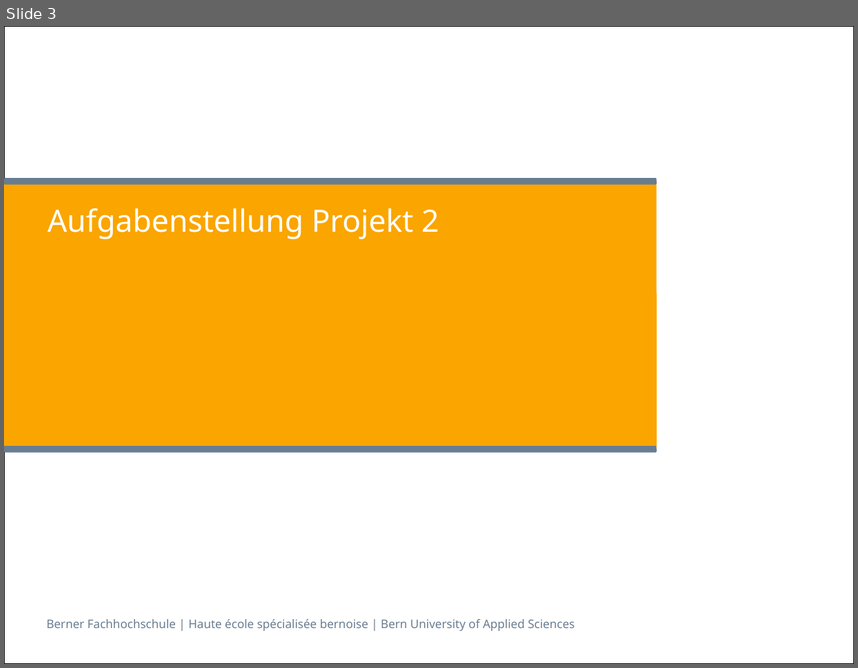
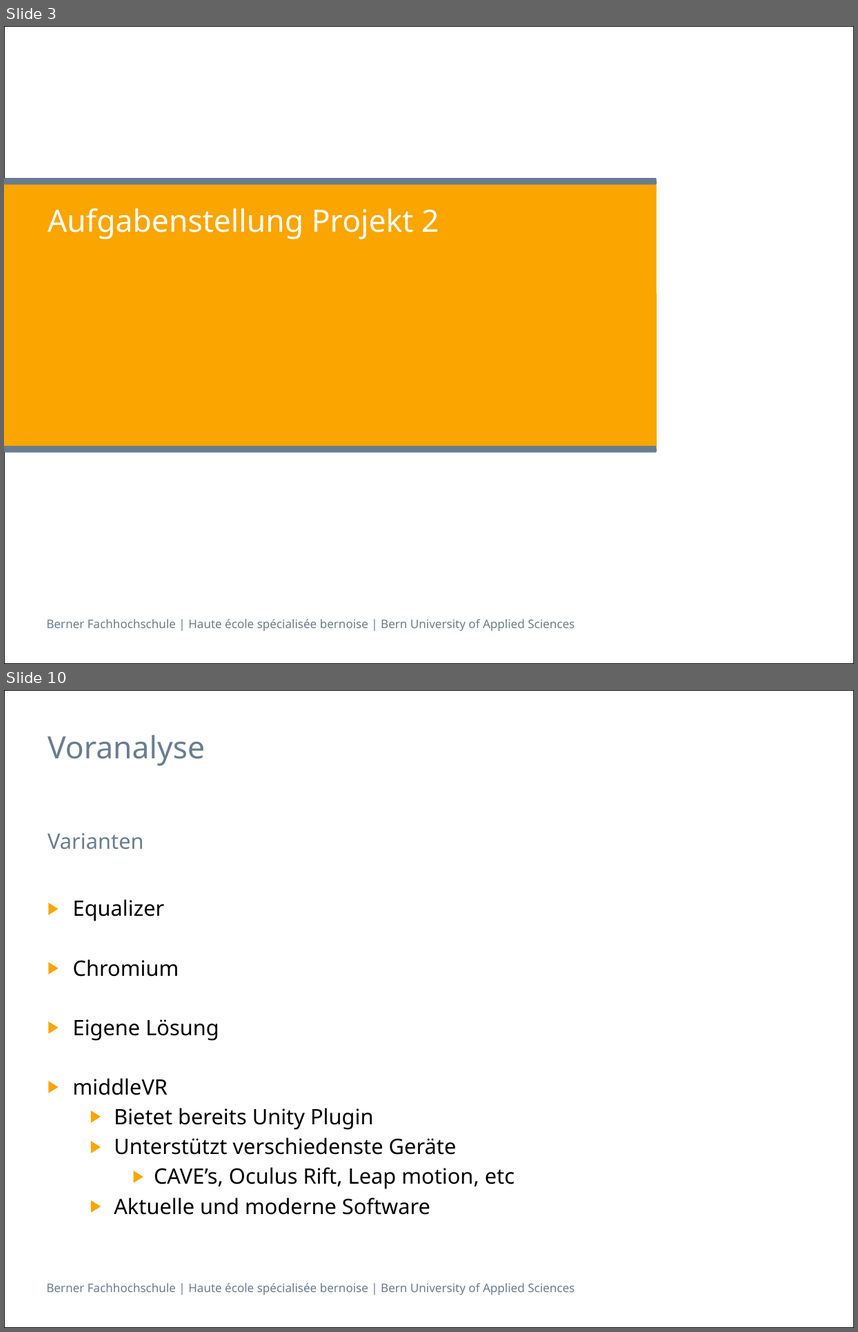
Before and after one commit to villj2/ch.bfh.cpvr.unitycave, a slide deck: docs/presentation/dani.pptx. Shown one above the other, each under a label of ours: slide 3 before the commit, slides 3 and 10 after it; the slides between them are not shown. The pictures are 858x668 and 858x1332 pixels, drawn with LibreOffice and Linux fonts; fonts in the diff are those of the drawing. Boxes give left, top, right and bottom in pixels: in the first picture for what was removed or moved away, otherwise in the second. Text is boxed around its words. In the diff, an @@ line names an element or a change of style, - is before the commit and + after.

```diff
--- a/docs/presentation/dani.pptx
+++ b/docs/presentation/dani.pptx
@@ slide 10 added at <box>4,690,854,1328</box>, background #FFFFFF; not listed: 2 template elements that a slide beside it also shows @@
@@ title added at <box>47,735,205,766</box>, 26 pt, text #697D91 @@
+Voranalyse
@@ text added at <box>47,833,144,849</box>, 18 pt, text #697D91 @@
+Varianten
@@ text added at <box>73,899,515,1214</box>, 18 pt, text #000000 @@
+▶ Equalizer
+▶ Chromium
+▶ Eigene Lösung
+▶ middleVR
+  ▶ Bietet bereits Unity Plugin
+  ▶ Unterstützt verschiedenste Geräte
+    ▶ CAVE’s, Oculus Rift, Leap motion, etc
+  ▶ Aktuelle und moderne Software
```
Also in this commit, not shown: 2 slides changed, 27 other slides added, 1 slide removed.
